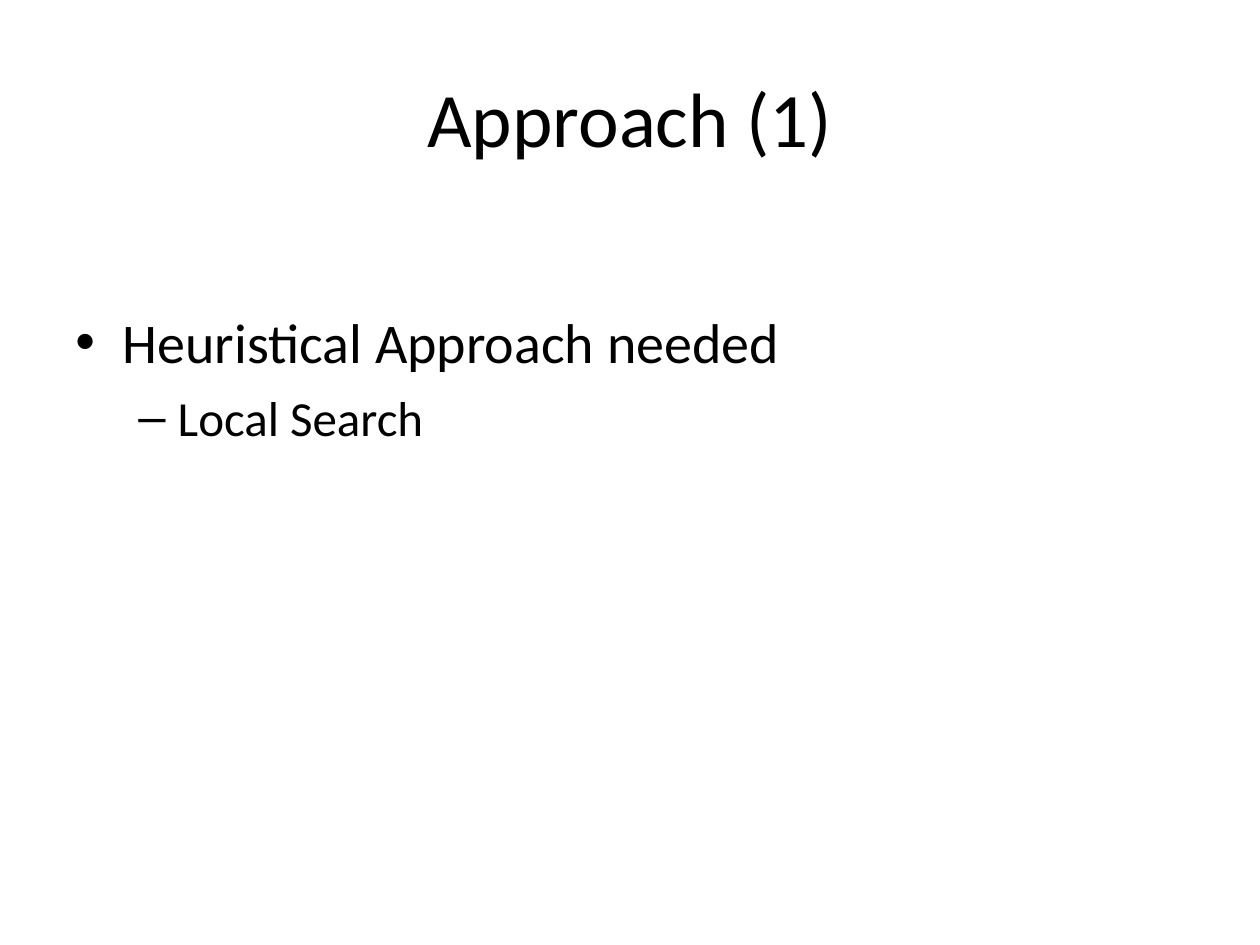
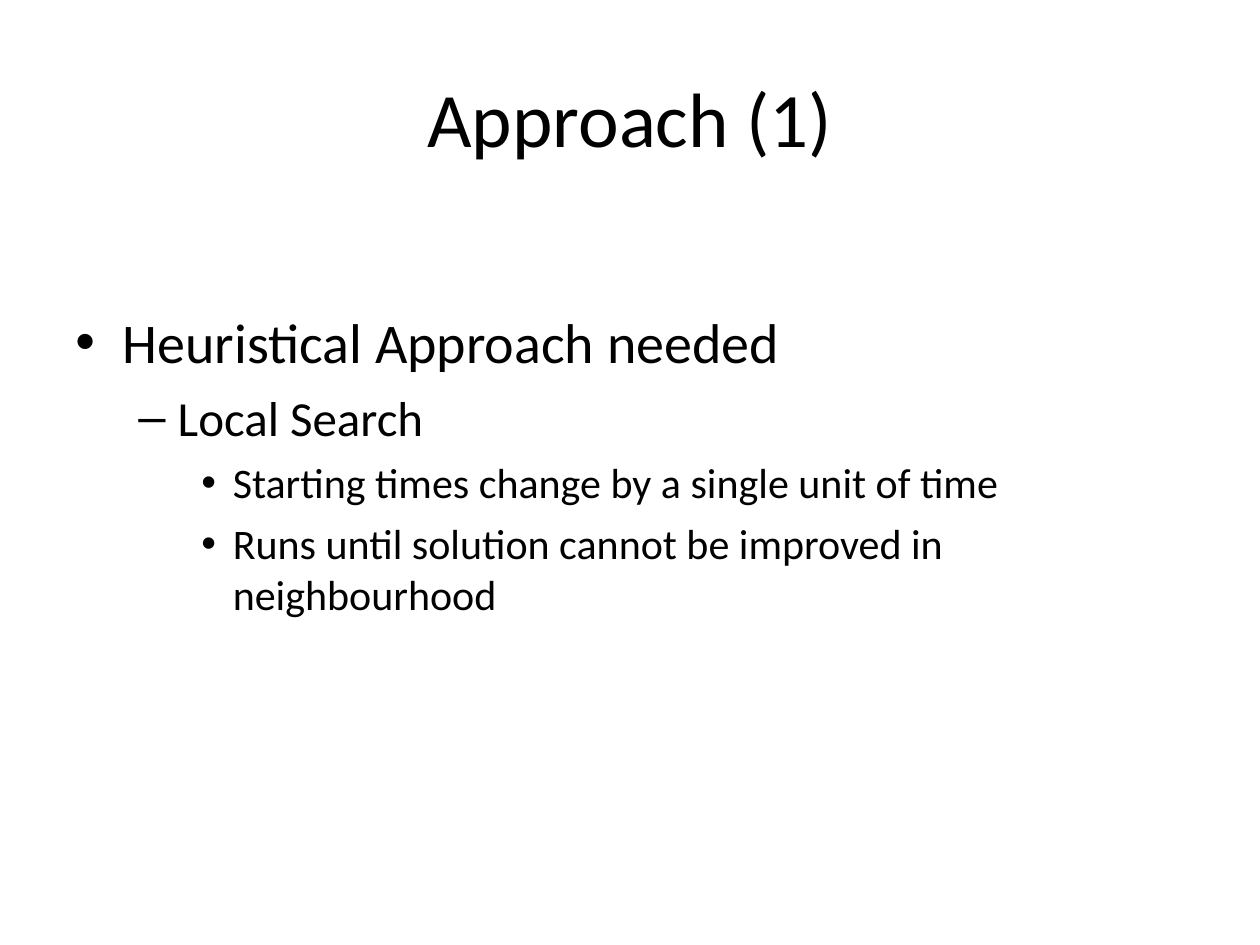
Before and after one commit to Saight/fms, a slide deck: slide 6 of Local Search Algorithms for Scheduling Vehicles in Cyclic.ppt. Drawn at 1260x945 pixels with LibreOffice and Linux fonts; fonts in the diff are those of the drawing. Boxes give left, top, right and bottom in pixels: in the first picture for what was removed or moved away, otherwise in the second. Text is boxed around its words. In the diff, an @@ line names an element or a change of style, - is before the commit and + after.

```diff
--- a/Local Search Algorithms for Scheduling Vehicles in Cyclic.ppt
+++ b/Local Search Algorithms for Scheduling Vehicles in Cyclic.ppt
@@ text at (233, 468, 998, 618): paragraphs added @@
+    • Starting times change by a single unit of time
+    • Runs until solution cannot be improved in neighbourhood
```
Also in this commit, not shown: 2 slides added.
